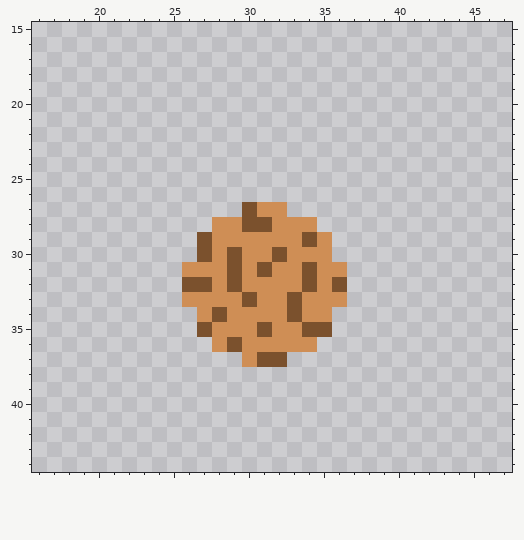
Two states of a pixel-art sprite, Assets/Animations/WallTiles/5StandardPellet.png. The first picture shows the starting point.
The file is 64x64 pixels. Shown: x 16..47, y 15..44.
The result:
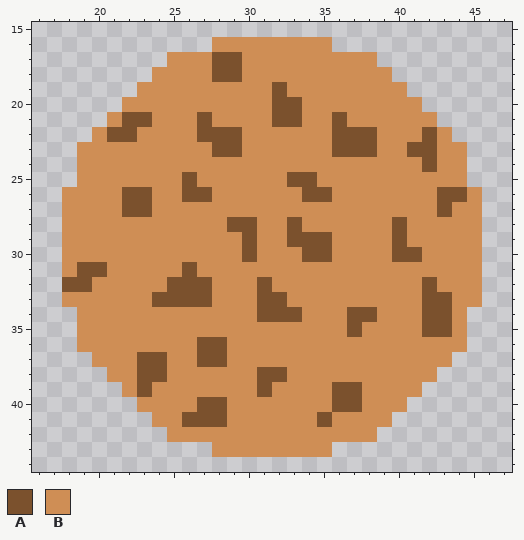
Palette (. is transparent): A #7b512d  B #cf8e55
Difference:
Changed rows in their new state; - is an unchanged pixel.
first column x 18:
16 ----------BBBBBBBB----------
17 -------BBBAABBBBBBBBB-------
18 ------BBBBAABBBBBBBBBB------
19 -----BBBBBBBBBABBBBBBBB-----
20 ----BBBBBBBBBBAABBBBBBBB----
21 ---BAABBBABBBBAABBABBBBBB---
22 --BAABBBBAAABBBBBBAAABBBAB--
23 -BBBBBBBBBAABBBBBBAAABBAABB-
24 -BBBBBBBBBBBBBBBBBBBBBBBABB-
25 -BBBBBBBABBBBBBAABBBBBBBBBB-
26 BBBBAABBAABBBBBBAABBBBBBBAAB
27 BBBBAABBBBBBB--BBBBBBBBBBABB
28 BBBBBBBBBB-A-B-A-BBBBBABBBBB
29 BBBBBBBBBB--A--A-ABBBBABBBBB
30 BBBBBBBBBB-BA-B-AABBBBAABBBB
31 BAABBBBBA--B-B--B--BBBBBBBBB
32 AABBBBBA---B-A--B-BBBBBBABBB
33 BBBBBBAAAA--BAAB---BBBBBAABB
34 -BBBBBBBB-B--AA---BAABBBAAB-
35 -BBBBBBBBB---B--BBBABBBBAAB-
36 -BBBBBBBBAAB-----BBBBBBBBBB-
37 --BBBAABBAAB-BBBBBBBBBBBBB--
38 ---BBAABBBBBBAABBBBBBBBBB---
39 ----BABBBBBBBABBBBAABBBB----
40 -----BBBBAABBBBBBBAABBB-----
41 ------BBAAABBBBBBABBBB------
42 -------BBBBBBBBBBBBBB-------
43 ----------BBBBBBBB----------
Pixel boxes of the changes (left, top, right, bottom) in both pictures:
changed: (62, 37, 482, 457)
